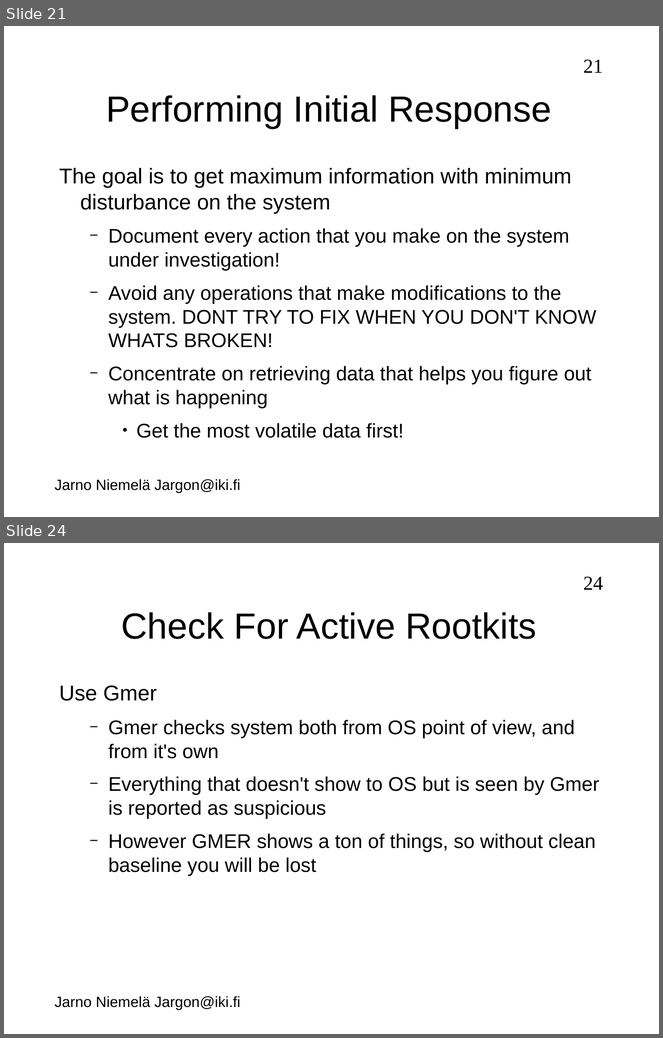
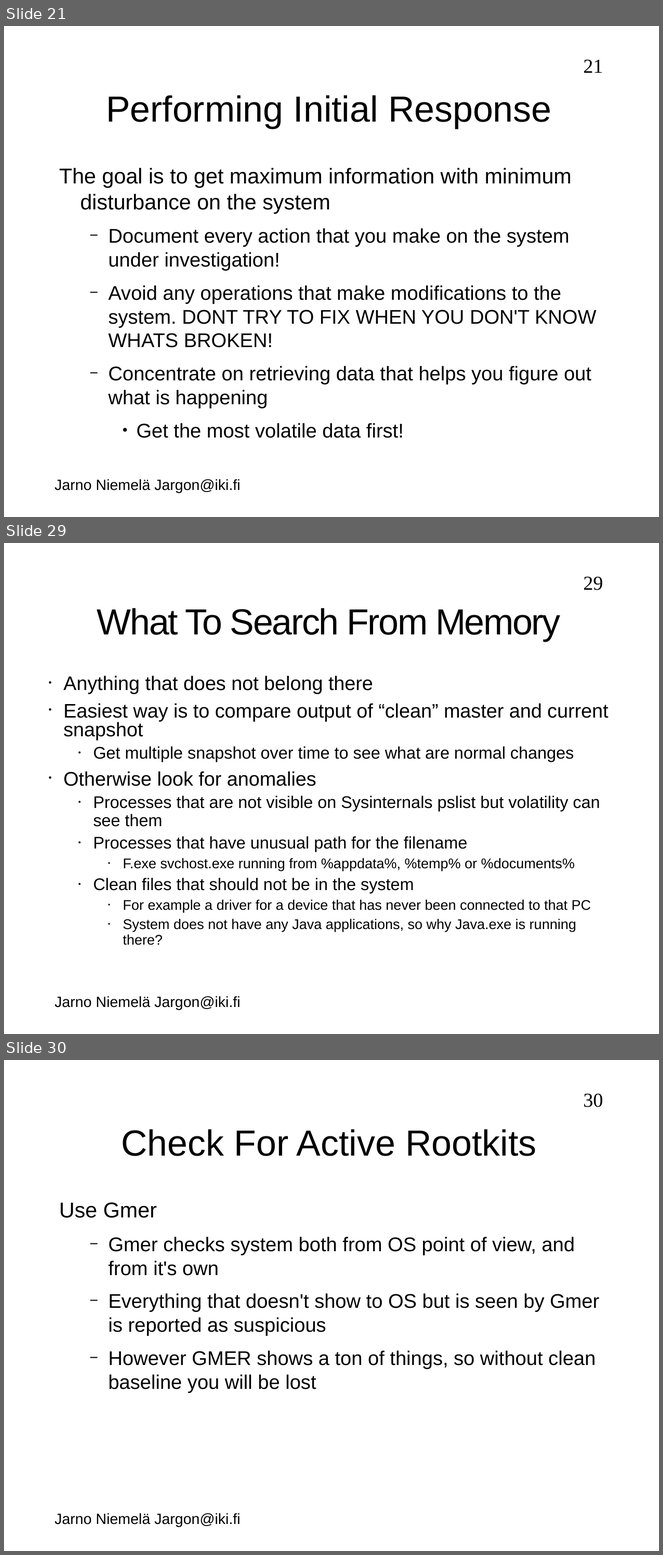
Before and after one commit to jarno-niemela/corporate_cyber_defence, a slide deck: Incident Response/IncidentResponse.odp. Shown one above the other, each under a label of ours: slides 21 and 24 before the commit, slides 21, 29 and 30 after it; the slides between them are not shown. The pictures are 663x1038 and 663x1555 pixels, drawn with LibreOffice and Linux fonts; fonts in the diff are those of the drawing; background and template pictures are left out. Boxes give left, top, right and bottom in pixels: in the first picture for what was removed or moved away, otherwise in the second. Text is boxed around its words. In the diff, an @@ line names an element or a change of style, - is before the commit and + after.

Commit message:
Added instructions for memory analysis

```diff
--- a/Incident Response/IncidentResponse.odp
+++ b/Incident Response/IncidentResponse.odp
@@ slide 29 added at (x1=4, y1=543, x2=659, y2=1034), background #FFFFFF; not listed: 2 template elements that a slide beside it also shows @@
@@ title added at (x1=97, y1=608, x2=561, y2=641), 44 pt, text #000000 @@
+What To Search From Memory
@@ text added at (x1=63, y1=676, x2=608, y2=945), 20.4 pt, text #000000 @@
+• Anything that does not belong there
+• Easiest way is to compare output of “clean” master and current snapshot
+  • Get multiple snapshot over time to see what are normal changes
+• Otherwise look for anomalies
+  • Processes that are not visible on Sysinternals pslist but volatility can see them
+  • Processes that have unusual path for the filename
+    • F.exe svchost.exe running from %appdata%, %temp% or %documents%
+  • Clean files that should not be in the system
+    • For example a driver for a device that has never been connected to that PC
+    • System does not have any Java applications, so why Java.exe is running there?
@@ what was slide 24 is now slide 30 @@
@@ page number at (x1=583, y1=1093, x2=603, y2=1107): text changed @@
-24
+30
```
Also in this commit, not shown: 4 slides changed, 5 other slides added.
